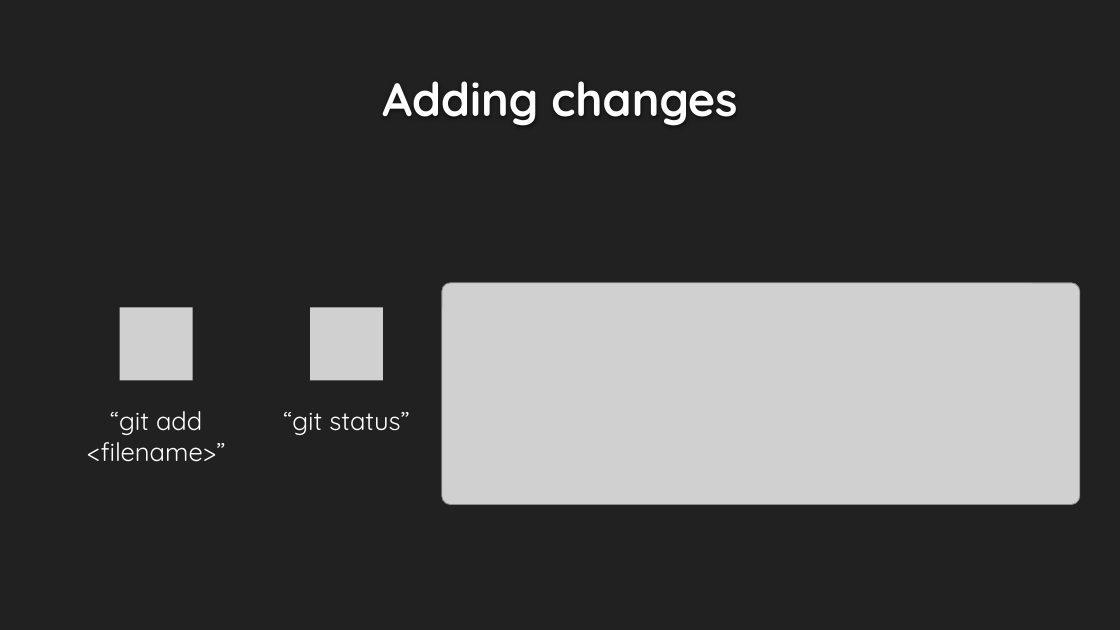
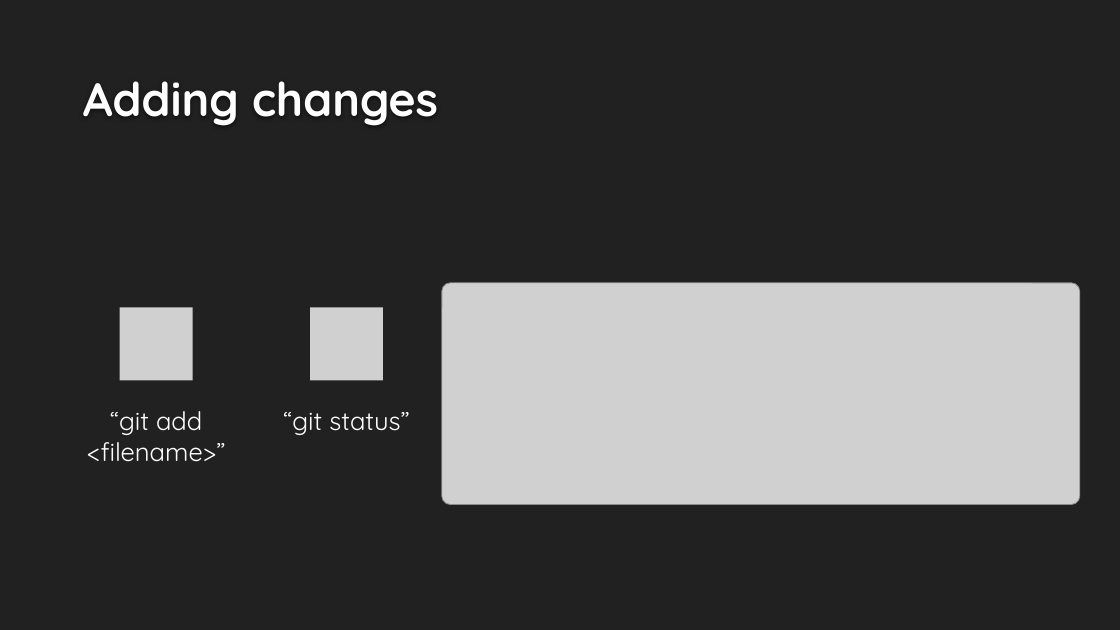
Before and after one commit to UWIComputingSociety-sta/UWICS_GitHub_Intro, a slide deck: slide 10 of UWICS_Git.pptx. Drawn at 1120x630 pixels with LibreOffice and Linux fonts; fonts in the diff are those of the drawing; grey boxes stand for pictures; background and template pictures are left out. Boxes give left, top, right and bottom in pixels: in the first picture for what was removed or moved away, otherwise in the second. Text is boxed around its words. In the diff, an @@ line names an element or a change of style, - is before the commit and + after.

```diff
--- a/UWICS_Git.pptx
+++ b/UWICS_Git.pptx
@@ title "Adding changes" at box(83, 81, 438, 126): alignment centre to left @@
```
Also in this commit, not shown: 3 other slides changed.
